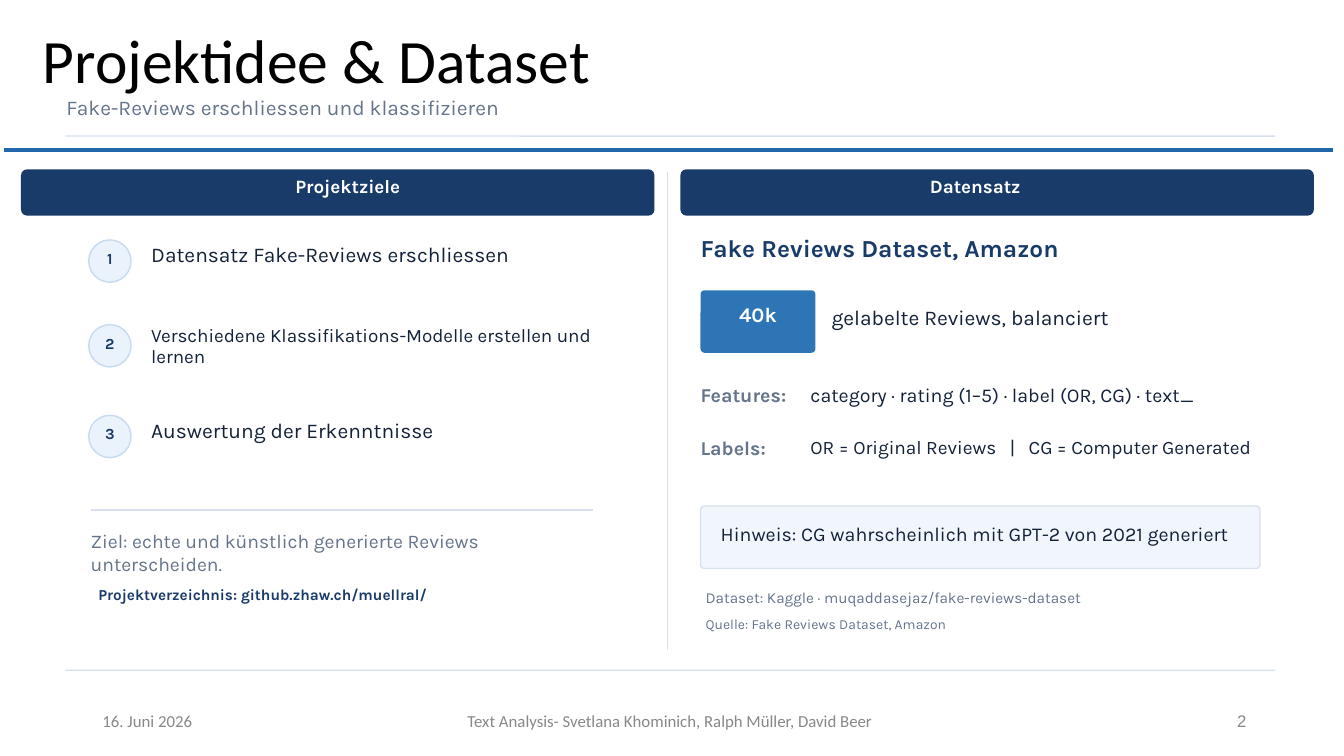
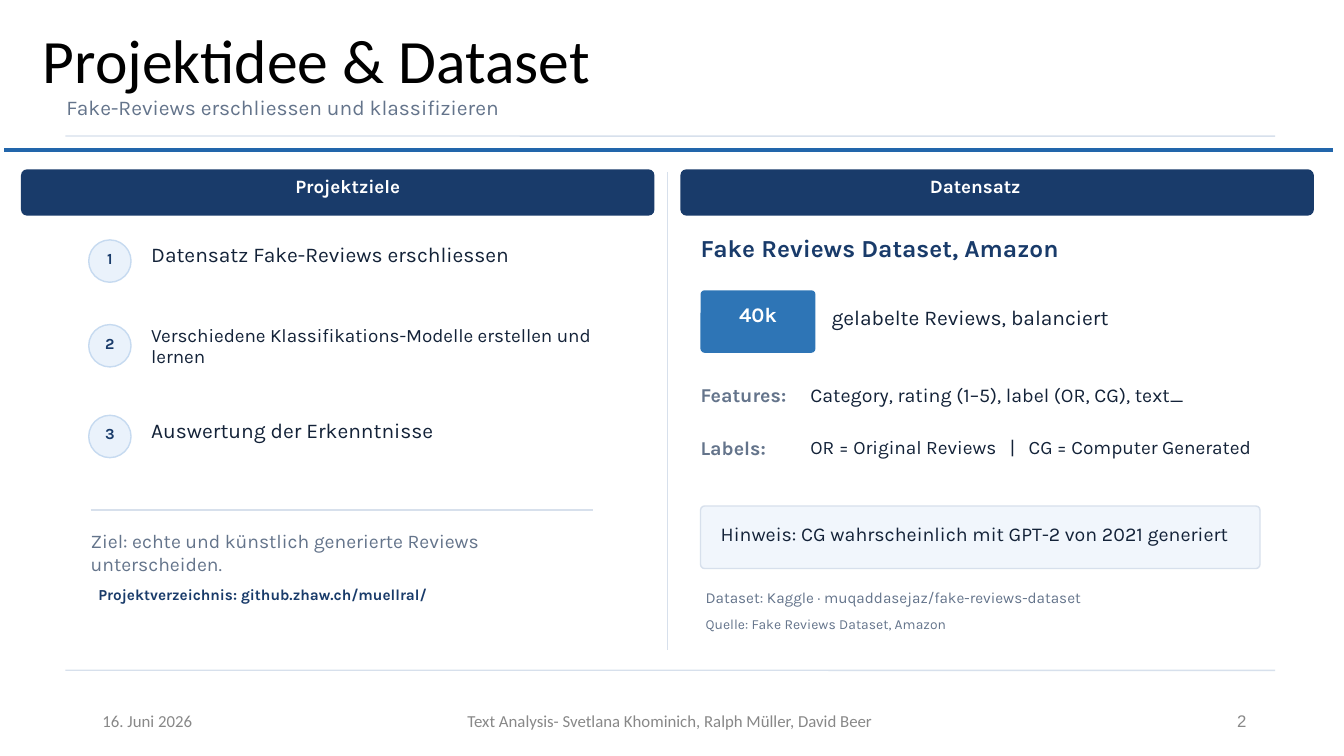
Before and after one commit to muellR/text_analysis, a slide deck: slide 2 of presentation/ln_text_analysis.pptx. Drawn at 1344x756 pixels with LibreOffice and Linux fonts; fonts in the diff are those of the drawing; background and template pictures are left out. Boxes give left, top, right and bottom in pixels: in the first picture for what was removed or moved away, otherwise in the second. Text is boxed around its words. In the diff, an @@ line names an element or a change of style, - is before the commit and + after.

```diff
--- a/presentation/ln_text_analysis.pptx
+++ b/presentation/ln_text_analysis.pptx
@@ text at [810,388,1184,407]: text changed @@
-category · rating (1–5) · label (OR, CG) · text_
+Category, rating (1–5), label (OR, CG), text_
```
Also in this commit, not shown: 3 other slides changed, 1 slide removed.
